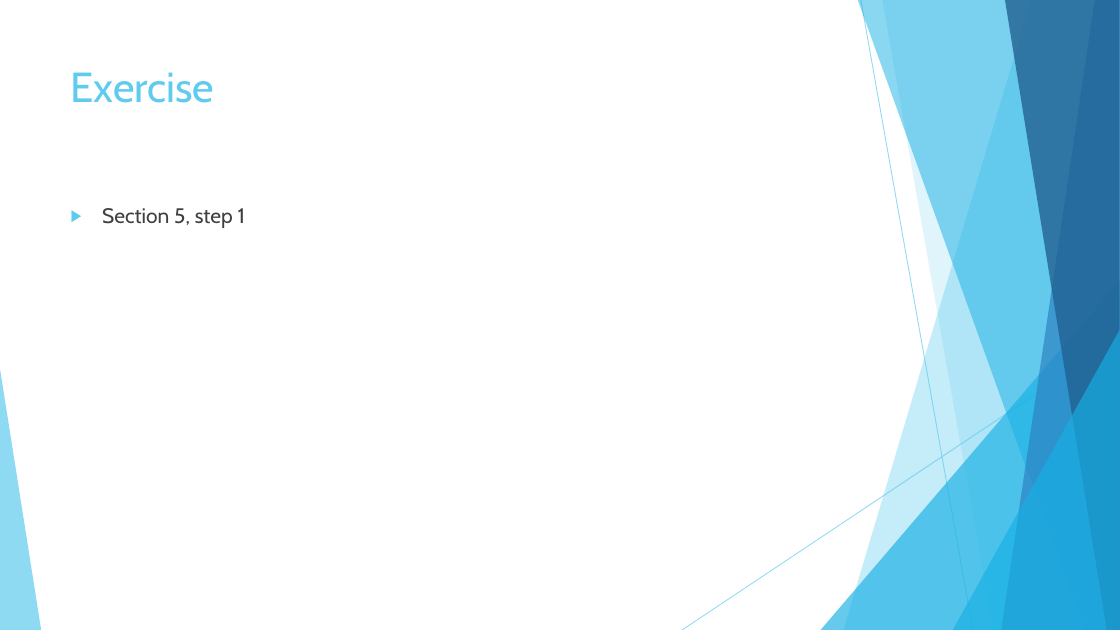
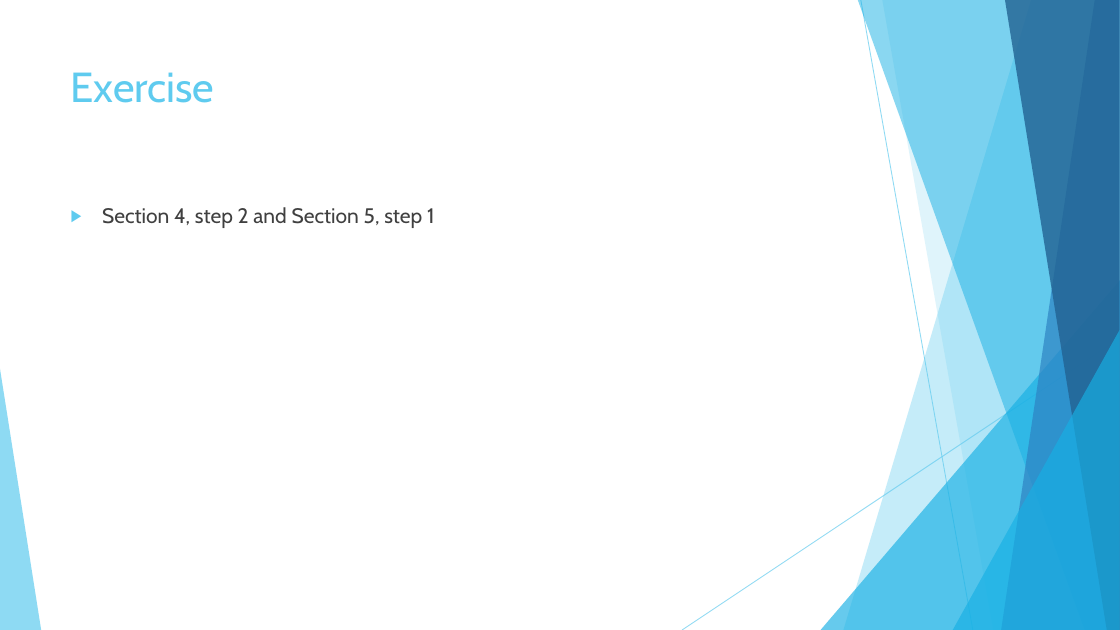
Before and after one commit to sebivenlo/drools, a slide deck: slide 20 of Presentation.pptx. Drawn at 1120x630 pixels with LibreOffice and Linux fonts; fonts in the diff are those of the drawing. Boxes give left, top, right and bottom in pixels: in the first picture for what was removed or moved away, otherwise in the second. Text is boxed around its words. In the diff, an @@ line names an element or a change of style, - is before the commit and + after.

```diff
--- a/Presentation.pptx
+++ b/Presentation.pptx
@@ text at (102, 207, 434, 228): text changed @@
-▶ Section 5, step 1
+▶ Section 4, step 2 and Section 5, step 1
```
Also in this commit, not shown: 1 other file.
